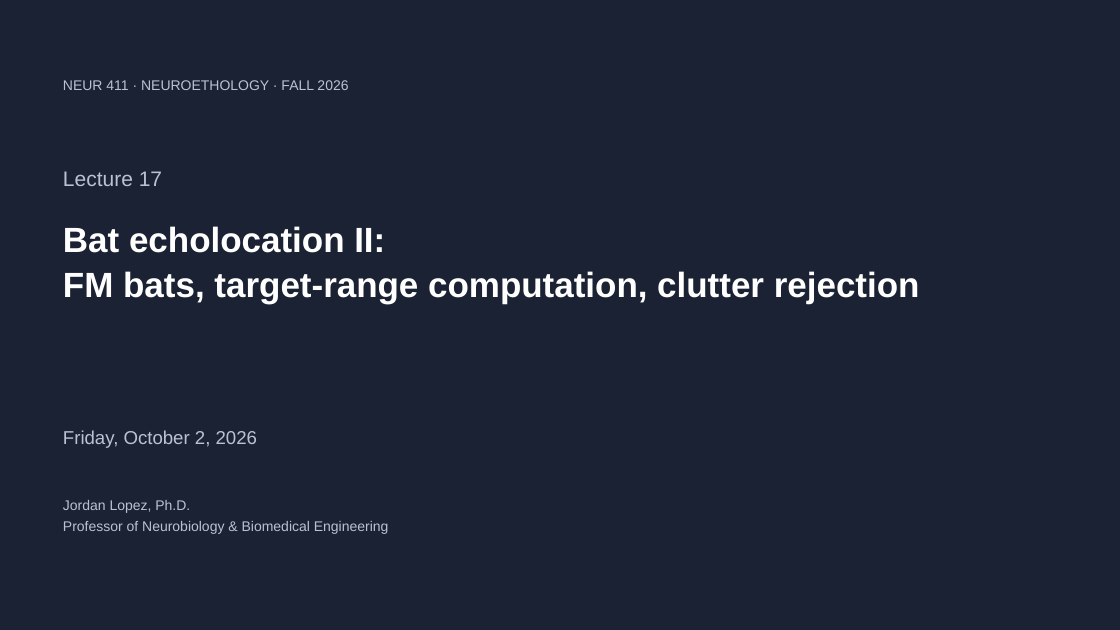
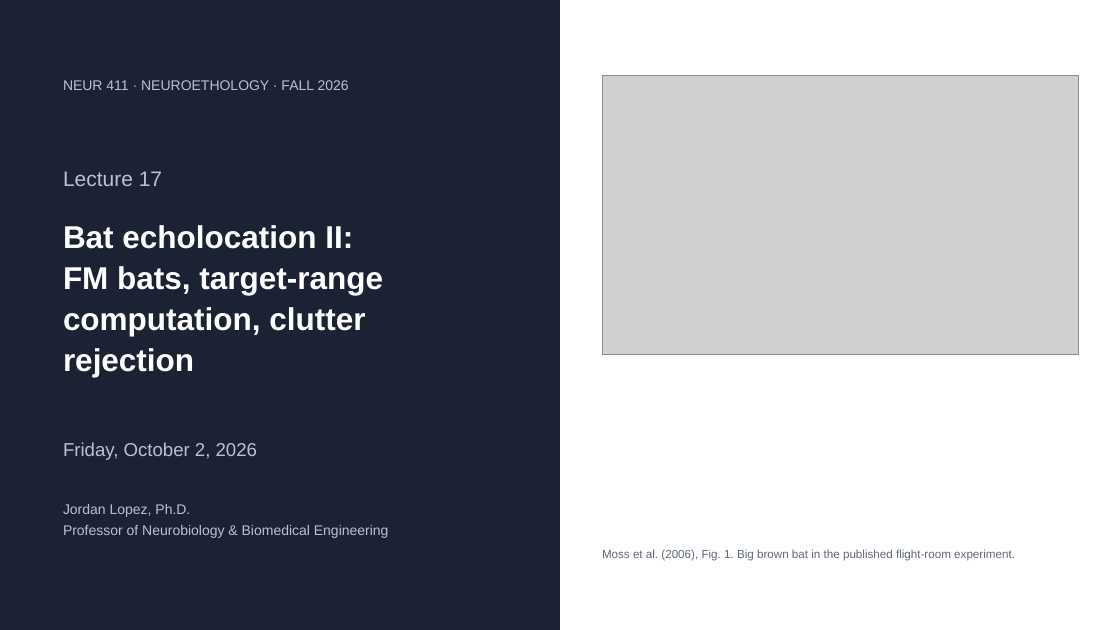
Before and after one commit to jordanxxlopez/NEUROETHOLOGY, a slide deck: slide 1 of lectures/L17/Neuroethology_Lecture17_FA2026.pptx. Drawn at 1120x630 pixels with LibreOffice and Linux fonts; fonts in the diff are those of the drawing; grey boxes stand for pictures. Boxes give left, top, right and bottom in pixels: in the first picture for what was removed or moved away, otherwise in the second. Text is boxed around its words. In the diff, an @@ line names an element or a change of style, - is before the commit and + after.

```diff
--- a/lectures/L17/Neuroethology_Lecture17_FA2026.pptx
+++ b/lectures/L17/Neuroethology_Lecture17_FA2026.pptx
@@ rectangle: place and size @@
-rectangle at [0, 0, 1120, 630]
+rectangle at [0, 0, 560, 630]
@@ picture added at [602, 76, 1079, 354] @@
@@ text "Bat echolocation II:" at [63, 225, 383, 377]: size 30 to 27 pt @@
@@ text "Friday, October 2, 2026": place and size @@
-text "Friday, October 2, 2026" at [63, 430, 257, 448]
+text "Friday, October 2, 2026" at [63, 442, 257, 460]
@@ text "Jordan Lopez, Ph.D.": place and size @@
-text "Jordan Lopez, Ph.D." at [63, 500, 389, 534]
+text "Jordan Lopez, Ph.D." at [63, 504, 389, 538]
@@ text added at [602, 549, 1015, 561], 10 pt, text #5F6878 @@
+Moss et al. (2006), Fig. 1. Big brown bat in the published flight-room experiment.
```
Also in this commit, not shown: 11 other files.
